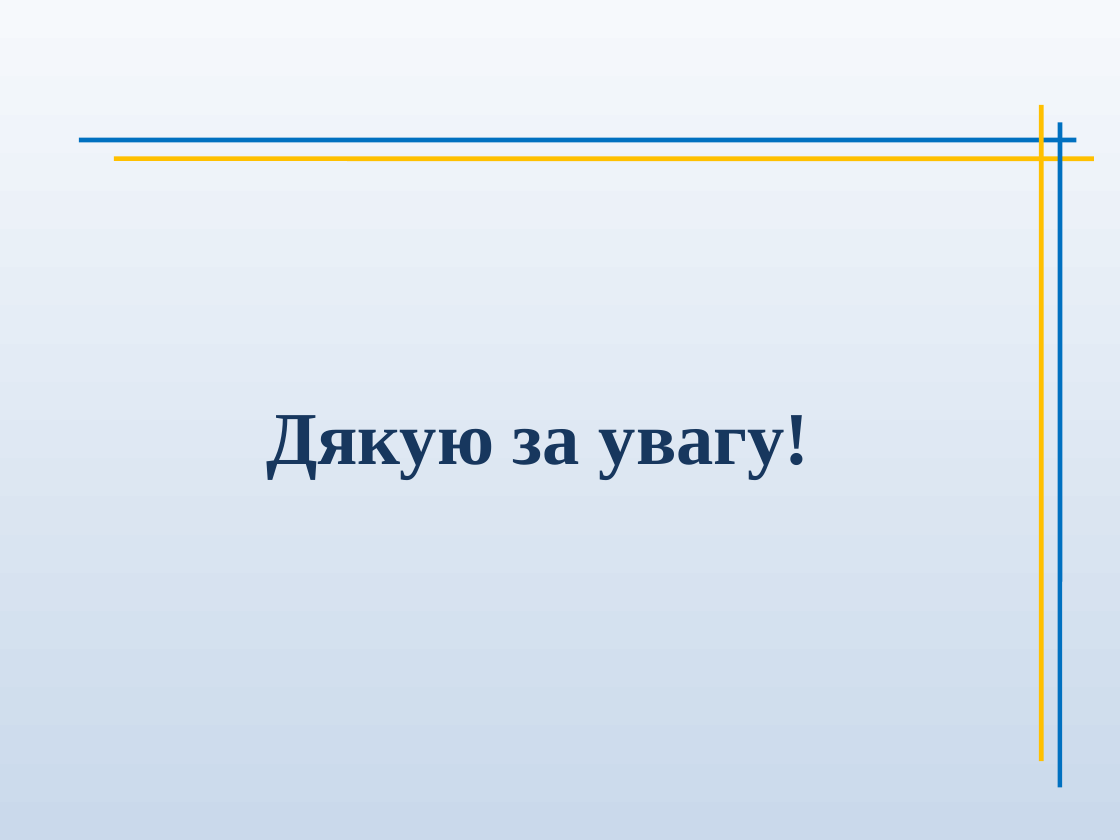
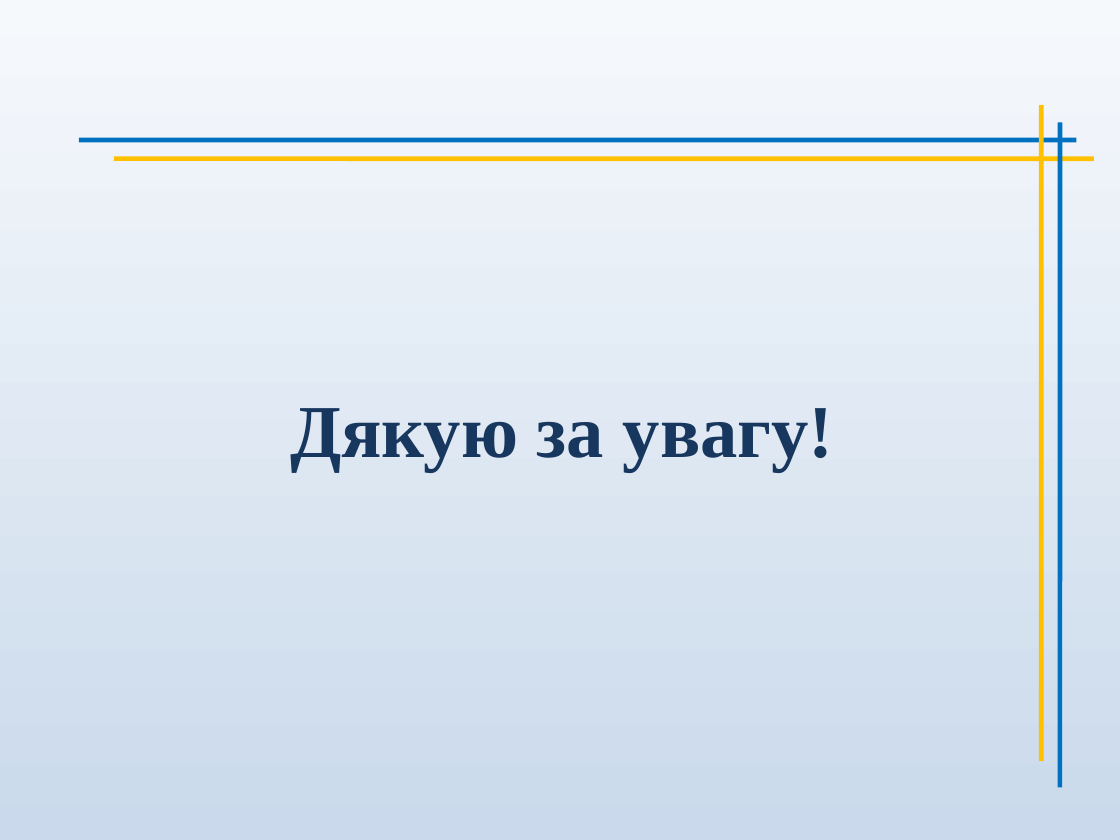
Before and after one commit to koliambrus/diploma, a slide deck: slide 9 of solomakhin.ppt. Drawn at 1120x840 pixels with LibreOffice and Linux fonts; fonts in the diff are those of the drawing. Boxes give left, top, right and bottom in pixels: in the first picture for what was removed or moved away, otherwise in the second. Text is boxed around its words. In the diff, an @@ line names an element or a change of style, - is before the commit and + after.

```diff
--- a/solomakhin.ppt
+++ b/solomakhin.ppt
@@ subtitle "Дякую за увагу!": place and size @@
-subtitle "Дякую за увагу!" at (266, 415, 810, 479)
+subtitle "Дякую за увагу!" at (290, 408, 834, 472)
```
Also in this commit, not shown: 5 other slides changed, 3 slides added, 3 slides removed, 2 other files.
